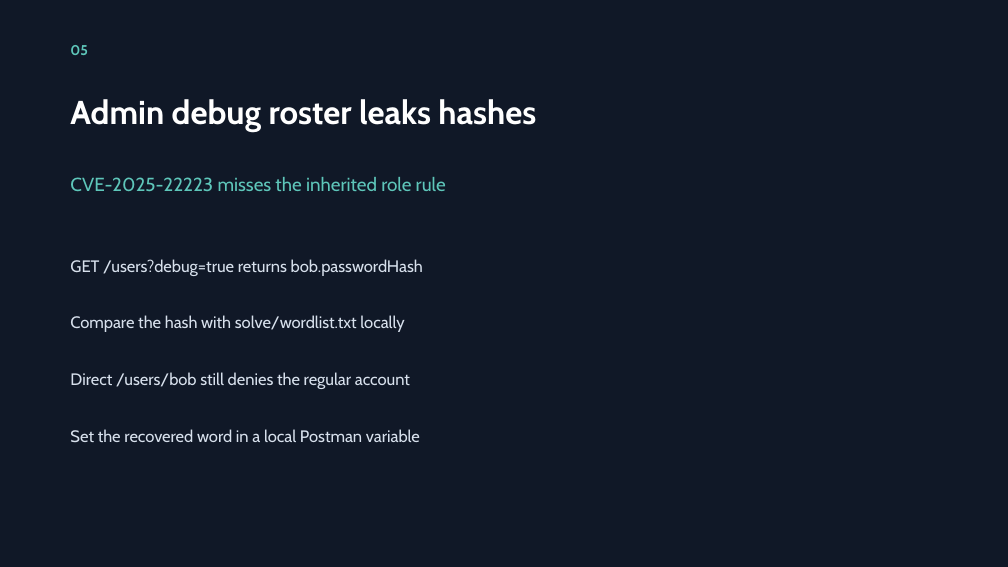
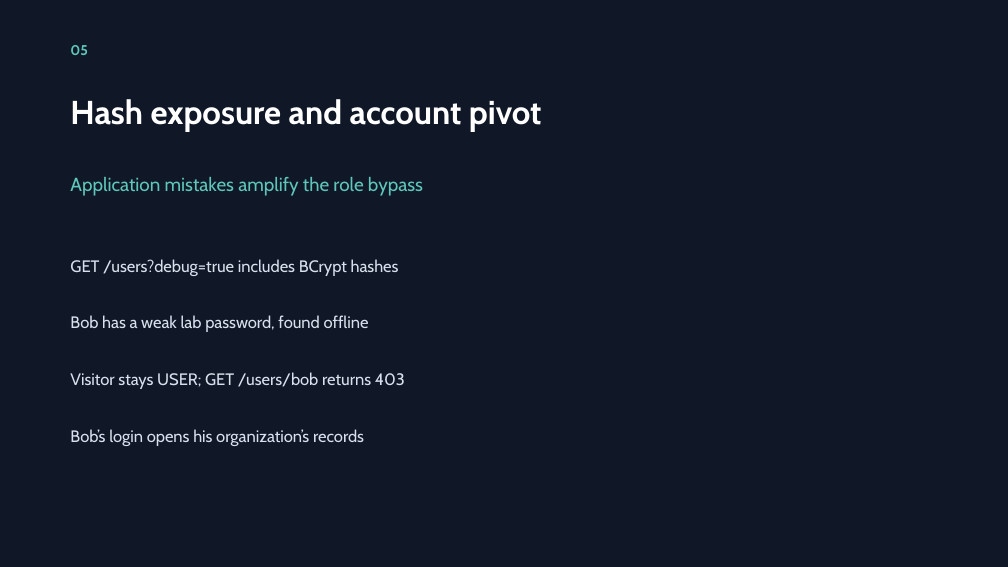
Before and after one commit to andrey94308/spring-came-to-the-party, a slide deck: slide 5 of presentation/OrgArchive-postman-chain.pptx. Drawn at 1008x567 pixels with LibreOffice and Linux fonts; fonts in the diff are those of the drawing. Boxes give left, top, right and bottom in pixels: in the first picture for what was removed or moved away, otherwise in the second. Text is boxed around its words. In the diff, an @@ line names an element or a change of style, - is before the commit and + after.

Commit message:
feat: Обновить презентационные материалы и заметки спикера с новыми CVE и демонстрацией в Postman

```diff
--- a/presentation/OrgArchive-postman-chain.pptx
+++ b/presentation/OrgArchive-postman-chain.pptx
@@ text at [70, 99, 542, 132]: text changed @@
-Admin debug roster leaks hashes
+Hash exposure and account pivot
@@ text at [70, 177, 423, 196]: text changed @@
-CVE-2025-22223 misses the inherited role rule
+Application mistakes amplify the role bypass
@@ text at [70, 259, 399, 276]: text changed @@
-GET /users?debug=true returns bob.passwordHash
+GET /users?debug=true includes BCrypt hashes
@@ text at [70, 315, 369, 332]: text changed @@
-Compare the hash with solve/wordlist.txt locally
+Bob has a weak lab password, found offline
@@ text at [70, 372, 405, 389]: text changed @@
-Direct /users/bob still denies the regular account
+Visitor stays USER; GET /users/bob returns 403
@@ text at [70, 429, 364, 446]: text changed @@
-Set the recovered word in a local Postman variable
+Bob’s login opens his organization’s records
```
Also in this commit, not shown: 9 other slides changed, 2 other files.
